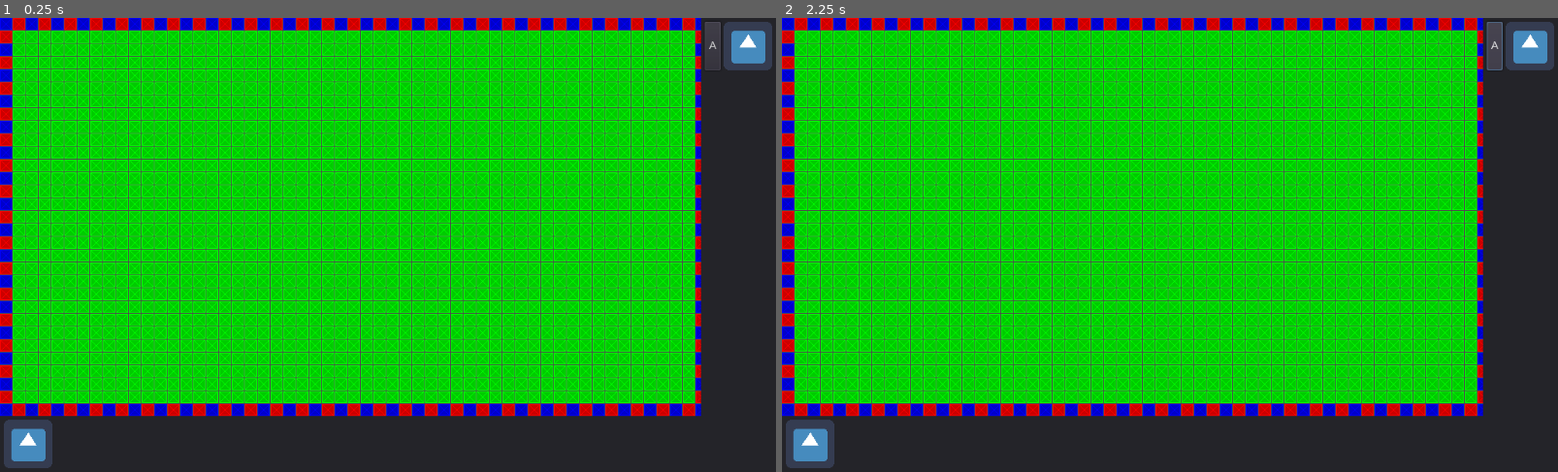
Above: before the commit, frames 1-2 (left to right).
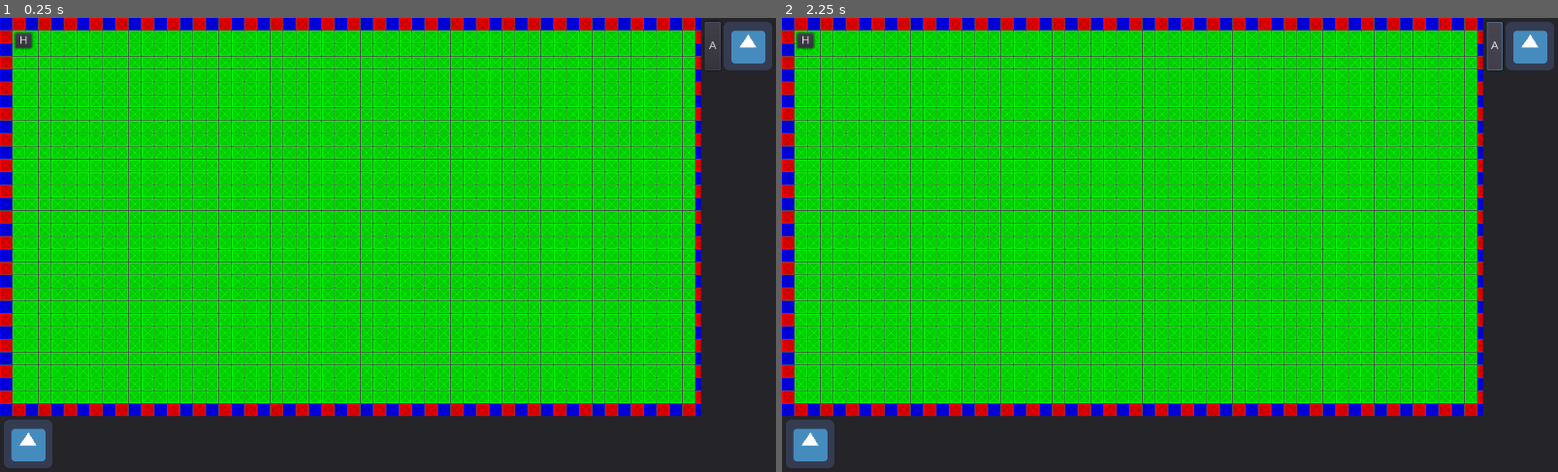
Above: after the commit, the same moments.

Repository: voxelv/azr
Game: Godot game, scene res://scenes/main.tscn
Same seed, same stepped clock (60 frames per second), same inputs: the game is played once before the commit and once after it. The engine's default icon, where the game draws it, is replaced by a stand-in: a white triangle on a blue panel in a dark square.
Inputs (mouse positions are in pixels of both pictures, inside the frame that each line leads up to):
- Up to frame 1 (0.25 s): no input
- Up to frame 2 (2.25 s): click "A" at 0.5 s; click (805, 40) at 1.25 s, where only the run after the commit has a clickable "H"; click "A" at 2 s

The runs differ from the first frame. In frame 1, less than 0.1% of the frame differs, in the area x 1-5%, y 2-8%; in frame 2, less than 0.1%.

Commit message:
more debug printing. Reset view button!

Diff:
--- a/scenes/main.tscn
+++ b/scenes/main.tscn
@@ -4,10 +4,10 @@
 [ext_resource path="res://scripts/Camera2D.gd" type="Script" id=2]
 [ext_resource path="res://rgb_tiles.tres" type="TileSet" id=3]
 
-[node name="main" type="Node" index="0"]
+[node name="main" type="Node"]
 _sections_unfolded = [ "Margin" ]
 
-[node name="ui_layer" type="CanvasLayer" parent="." index="0"]
+[node name="top_ui_layer" type="CanvasLayer" parent="."]
 layer = 1
 offset = Vector2( 0, 0 )
 rotation = 0.0
@@ -15,7 +15,7 @@
 transform = Transform2D( 1, 0, 0, 1, 0, 0 )
 _sections_unfolded = [ "Pause" ]
 
-[node name="HBoxContainer" type="HBoxContainer" parent="ui_layer" index="0"]
+[node name="HBoxContainer" type="HBoxContainer" parent="top_ui_layer"]
 anchor_left = 0.0
 anchor_top = 0.0
 anchor_right = 1.0
@@ -30,7 +30,7 @@
 alignment = 0
 _sections_unfolded = [ "Mouse" ]
 
-[node name="VBoxContainer" type="VBoxContainer" parent="ui_layer/HBoxContainer" index="0"]
+[node name="VBoxContainer" type="VBoxContainer" parent="top_ui_layer/HBoxContainer"]
 anchor_left = 0.0
 anchor_top = 0.0
 anchor_right = 0.0
@@ -46,7 +46,7 @@
 alignment = 0
 _sections_unfolded = [ "Mouse" ]
 
-[node name="Control" type="Control" parent="ui_layer/HBoxContainer/VBoxContainer" index="0"]
+[node name="Control" type="Control" parent="top_ui_layer/HBoxContainer/VBoxContainer"]
 anchor_left = 0.0
 anchor_top = 0.0
 anchor_right = 0.0
@@ -60,7 +60,7 @@
 size_flags_horizontal = 3
 size_flags_vertical = 3
 
-[node name="h_bar" type="MarginContainer" parent="ui_layer/HBoxContainer/VBoxContainer" index="1"]
+[node name="h_bar" type="MarginContainer" parent="top_ui_layer/HBoxContainer/VBoxContainer"]
 editor/display_folded = true
 anchor_left = 0.0
 anchor_top = 0.0
@@ -81,7 +81,7 @@
 custom_constants/margin_bottom = 0
 _sections_unfolded = [ "Custom Constants", "Mouse" ]
 
-[node name="Panel" type="Panel" parent="ui_layer/HBoxContainer/VBoxContainer/h_bar" index="0"]
+[node name="Panel" type="Panel" parent="top_ui_layer/HBoxContainer/VBoxContainer/h_bar"]
 anchor_left = 0.0
 anchor_top = 0.0
 anchor_right = 0.0
@@ -95,7 +95,7 @@
 size_flags_horizontal = 1
 size_flags_vertical = 1
 
-[node name="MarginContainer" type="MarginContainer" parent="ui_layer/HBoxContainer/VBoxContainer/h_bar" index="1"]
+[node name="MarginContainer" type="MarginContainer" parent="top_ui_layer/HBoxContainer/VBoxContainer/h_bar"]
 anchor_left = 0.0
 anchor_top = 0.0
 anchor_right = 0.0
@@ -114,7 +114,7 @@
 custom_constants/margin_bottom = 5
 _sections_unfolded = [ "Custom Constants" ]
 
-[node name="TextureRect" type="TextureRect" parent="ui_layer/HBoxContainer/VBoxContainer/h_bar/MarginContainer" index="0"]
+[node name="TextureRect" type="TextureRect" parent="top_ui_layer/HBoxContainer/VBoxContainer/h_bar/MarginContainer"]
 anchor_left = 0.0
 anchor_top = 0.0
 anchor_right = 0.0
@@ -133,7 +133,7 @@
 stretch_mode = 0
 _sections_unfolded = [ "Size Flags" ]
 
-[node name="v_bar" type="MarginContainer" parent="ui_layer/HBoxContainer" index="1"]
+[node name="v_bar" type="MarginContainer" parent="top_ui_layer/HBoxContainer"]
 anchor_left = 0.0
 anchor_top = 0.0
 anchor_right = 0.0
@@ -149,7 +149,7 @@
 size_flags_vertical = 1
 _sections_unfolded = [ "Mouse" ]
 
-[node name="Panel" type="Panel" parent="ui_layer/HBoxContainer/v_bar" index="0"]
+[node name="Panel" type="Panel" parent="top_ui_layer/HBoxContainer/v_bar"]
 anchor_left = 0.0
 anchor_top = 0.0
 anchor_right = 0.0
@@ -163,7 +163,7 @@
 size_flags_horizontal = 1
 size_flags_vertical = 1
 
-[node name="MarginContainer" type="MarginContainer" parent="ui_layer/HBoxContainer/v_bar" index="1"]
+[node name="MarginContainer" type="MarginContainer" parent="top_ui_layer/HBoxContainer/v_bar"]
 anchor_left = 0.0
 anchor_top = 0.0
 anchor_right = 0.0
@@ -182,7 +182,7 @@
 custom_constants/margin_bottom = 5
 _sections_unfolded = [ "Custom Constants" ]
 
-[node name="VBoxContainer2" type="VBoxContainer" parent="ui_layer/HBoxContainer/v_bar/MarginContainer" index="0"]
+[node name="VBoxContainer2" type="VBoxContainer" parent="top_ui_layer/HBoxContainer/v_bar/MarginContainer"]
 anchor_left = 0.0
 anchor_top = 0.0
 anchor_right = 0.0
@@ -200,7 +200,7 @@
 alignment = 0
 _sections_unfolded = [ "Mouse", "Size Flags" ]
 
-[node name="HBoxContainer" type="HBoxContainer" parent="ui_layer/HBoxContainer/v_bar/MarginContainer/VBoxContainer2" index="0"]
+[node name="HBoxContainer" type="HBoxContainer" parent="top_ui_layer/HBoxContainer/v_bar/MarginContainer/VBoxContainer2"]
 anchor_left = 0.0
 anchor_top = 0.0
 anchor_right = 0.0
@@ -215,7 +215,7 @@
 size_flags_vertical = 1
 alignment = 0
 
-[node name="Button" type="Button" parent="ui_layer/HBoxContainer/v_bar/MarginContainer/VBoxContainer2/HBoxContainer" index="0"]
+[node name="Button" type="Button" parent="top_ui_layer/HBoxContainer/v_bar/MarginContainer/VBoxContainer2/HBoxContainer"]
 anchor_left = 0.0
 anchor_top = 0.0
 anchor_right = 0.0
@@ -237,7 +237,7 @@
 flat = false
 align = 1
 
-[node name="CenterContainer" type="CenterContainer" parent="ui_layer/HBoxContainer/v_bar/MarginContainer/VBoxContainer2/HBoxContainer" index="1"]
+[node name="CenterContainer" type="CenterContainer" parent="top_ui_layer/HBoxContainer/v_bar/MarginContainer/VBoxContainer2/HBoxContainer"]
 anchor_left = 0.0
 anchor_top = 0.0
 anchor_right = 0.0
@@ -253,7 +253,7 @@
 size_flags_vertical = 1
 use_top_left = false
 
-[node name="TextureRect2" type="TextureRect" parent="ui_layer/HBoxContainer/v_bar/MarginContainer/VBoxContainer2/HBoxContainer/CenterContainer" index="0"]
+[node name="TextureRect2" type="TextureRect" parent="top_ui_layer/HBoxContainer/v_bar/MarginContainer/VBoxContainer2/HBoxContainer/CenterContainer"]
 anchor_left = 0.0
 anchor_top = 0.0
 anchor_right = 0.0
@@ -269,9 +269,65 @@
 texture = ExtResource( 1 )
 stretch_mode = 0
 
-[node name="game_area" type="Node" parent="." index="1"]
-
-[node name="Camera2D" type="Camera2D" parent="game_area" index="0"]
+[node name="MarginContainer" type="MarginContainer" parent="top_ui_layer"]
+anchor_left = 0.0
+anchor_top = 0.0
+anchor_right = 0.0
+anchor_bottom = 0.0
+margin_right = 97.0
+margin_bottom = 22.0
+rect_pivot_offset = Vector2( 0, 0 )
+rect_clip_content = false
+mouse_filter = 0
+mouse_default_cursor_shape = 0
+size_flags_horizontal = 1
+size_flags_vertical = 1
+custom_constants/margin_top = 20
+custom_constants/margin_left = 20
+_sections_unfolded = [ "Custom Constants" ]
+
+[node name="HBoxContainer2" type="HBoxContainer" parent="top_ui_layer/MarginContainer"]
+anchor_left = 0.0
+anchor_top = 0.0
+anchor_right = 0.0
+anchor_bottom = 0.0
+margin_left = 20.0
+margin_top = 20.0
+margin_right = 97.0
+margin_bottom = 40.0
+rect_pivot_offset = Vector2( 0, 0 )
+rect_clip_content = false
+mouse_filter = 1
+mouse_default_cursor_shape = 0
+size_flags_horizontal = 1
+size_flags_vertical = 1
+alignment = 0
+
+[node name="ResetViewButton" type="Button" parent="top_ui_layer/MarginContainer/HBoxContainer2"]
+anchor_left = 0.0
+anchor_top = 0.0
+anchor_right = 0.0
+anchor_bottom = 0.0
+margin_right = 22.0
+margin_bottom = 20.0
+rect_pivot_offset = Vector2( 0, 0 )
+rect_clip_content = false
+focus_mode = 2
+mouse_filter = 0
+mouse_default_cursor_shape = 0
+size_flags_horizontal = 1
+size_flags_vertical = 1
+toggle_mode = false
+enabled_focus_mode = 2
+shortcut = null
+group = null
+text = "H"
+flat = false
+align = 1
+
+[node name="game_area" type="Node" parent="."]
+
+[node name="Camera2D" type="Camera2D" parent="game_area"]
 anchor_mode = 0
 rotating = false
 current = true
@@ -296,7 +352,7 @@
 editor_draw_drag_margin = false
 script = ExtResource( 2 )
 
-[node name="TileMap" type="TileMap" parent="game_area" index="1"]
+[node name="TileMap" type="TileMap" parent="game_area"]
 mode = 0
 tile_set = ExtResource( 3 )
 cell_size = Vector2( 17, 17 )
@@ -315,3 +371,5 @@
 format = 1
 tile_data = PoolIntArray( 0, 2, 0, 1, 0, 0, 2, 2, 0, 3, 0, 0, 4, 2, 0, 5, 0, 0, 6, 2, 0, 7, 0, 0, 8, 2, 0, 9, 0, 0, 10, …(24317 unchanged characters)…
 _sections_unfolded = [ "Cell", "Visibility" ]
+
+[connection signal="pressed" from="top_ui_layer/MarginContainer/HBoxContainer2/ResetViewButton" to="game_area/Camera2D" method="_on_ResetViewButton_pressed"]
--- a/scripts/Camera2D.gd
+++ b/scripts/Camera2D.gd
@@ -6,9 +6,10 @@
 
 var zoom_factor = 1.0
 var mouse_pressed = false
-var lmouse_pressed = false
+#var lmouse_pressed = false
 
-var zoom_set = [0.05, 0.1, 0.15, 0.2, 0.25, 0.3, 0.4, 0.5, 0.6, 0.7, 0.8, 0.9, 1.0, 1.2, 1.4, 1.6, 1.8, 2.0]
+var zoom_set = [0.125, 0.25, 0.5, 1.0]
+var zoom_times = [8, 4, 2, 1]
 
 var zoom_idx = zoom_set.find(1.0)
 
@@ -16,36 +17,41 @@
 	if event is InputEventMouseMotion && mouse_pressed:
 		offset.x -= event.relative.x * zoom_factor
 		offset.y -= event.relative.y * zoom_factor
-	elif event is InputEventMouseButton:
-		if event.button_index == BUTTON_LEFT && event.pressed && not lmouse_pressed:
-			lmouse_pressed = true
-			print("click!")
-		if event.button_index == BUTTON_LEFT && not event.pressed && lmouse_pressed:
-			lmouse_pressed = false
-			print("unclick!")
+
+#	elif event is InputEventMouseButton:
+#		if event.button_index == BUTTON_LEFT && event.pressed && not lmouse_pressed:
+#			lmouse_pressed = true
+#			print("click!")
+#		if event.button_index == BUTTON_LEFT && not event.pressed && lmouse_pressed:
+#			lmouse_pressed = false
+#			print("unclick!")
 
 func _unhandled_input(event):
 	if event is InputEventMouseButton:
 		if event.button_index == BUTTON_MIDDLE:
 			mouse_pressed = event.pressed
-		elif event.button_index == BUTTON_WHEEL_UP:
+		elif event.button_index == BUTTON_WHEEL_UP && !event.pressed:
 			zoom_in()
-		elif event.button_index == BUTTON_WHEEL_DOWN:
+		elif event.button_index == BUTTON_WHEEL_DOWN && !event.pressed:
 			zoom_out()
 		elif event.button_index == BUTTON_LEFT && event.pressed:
-			print(tm.world_to_map((event.position * zoom_factor) + offset))
+			var v = tm.world_to_map((event.position * zoom_factor) + offset)
+			print(v)
+			print(tm.get_cellv(v))
 
 func zoom_in():
 	zoom_idx -= 1
 	if zoom_idx < 0:
 		zoom_idx = 0
 	set_zoom_at_mouse(zoom_set[zoom_idx])
+	print(zoom_set[zoom_idx])
 
 func zoom_out():
 	zoom_idx += 1
 	if zoom_idx > zoom_set.size() - 1:
 		zoom_idx = zoom_set.size() - 1
 	set_zoom_at_mouse(zoom_set[zoom_idx])
+	print(zoom_set[zoom_idx])
 
 func set_zoom_at_mouse(set_zoom_to):
 	var old_zoom = zoom_factor
@@ -58,3 +64,9 @@
 
 	zoom.x = zoom_factor
 	zoom.y = zoom_factor
+
+func _on_ResetViewButton_pressed():
+	zoom.x = 1.0
+	zoom.y = 1.0
+	offset.x = 0
+	offset.y = 0
